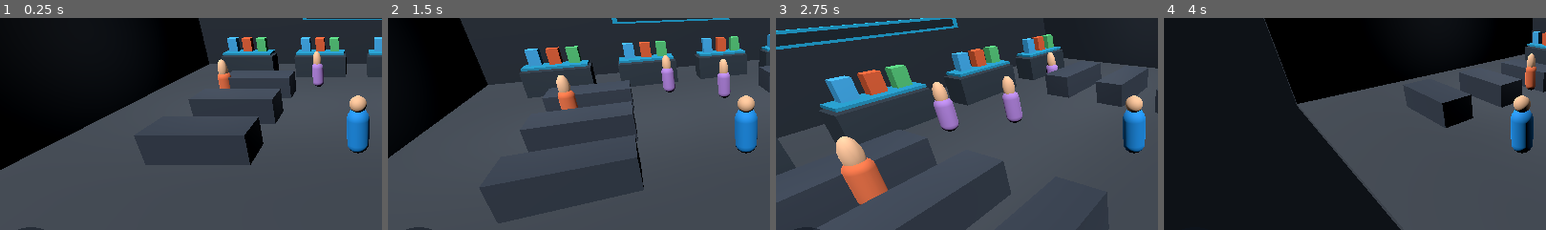
Above: before the commit, frames 1-4 (left to right).
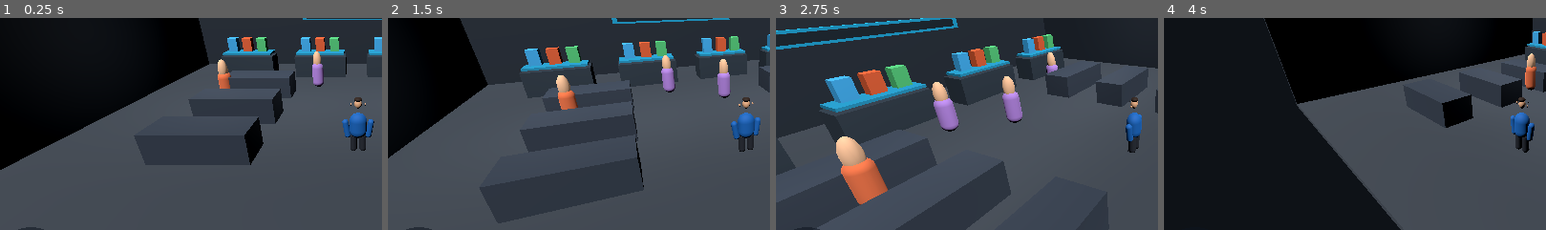
Above: after the commit, the same moments.

Repository: shilinillyaalexandrovich-wq/ELECTRON-3D
Game: Godot game, scene res://scenes/main.tscn
Same seed, same stepped clock (60 frames per second), same inputs: the game is played once before the commit and once after it.
Inputs (mouse positions are % of the whole screen's width and height, from its top left):
- Up to frame 1 (0.25 s): no input
- Up to frame 2 (1.5 s): move the mouse to (72, 44) at 0.52 s; click (72, 44) at 0.67 s; drag from (30, 54) to (45, 70) at 1.27 s
- Up to frame 3 (2.75 s): move the mouse to (60, 27) at 2.02 s; click (60, 27) at 2.17 s
- Up to frame 4 (4 s): drag from (45, 70) to (20, 34) at 2.77 s; move the mouse to (80, 65) at 3.52 s; click (80, 65) at 3.67 s
The pictures show only the part of the screen within x 3-53%, y 24-74%; the shares and areas given below are measured in that part.

The runs differ from the first frame. In frame 1, 1.5% of the frame differs, in the area x 89-98%, y 36-64%; in frame 2, 1.4%; in frame 3, 1.3%; in frame 4, 1.1%.

Commit message:
Use detailed human model for player

Diff:
--- a/scripts/game.gd
+++ b/scripts/game.gd
@@ -1,6 +1,7 @@
 extends Node3D
 
 const CUSTOMER_SCRIPT = preload("res://scripts/customer.gd")
+const CHARACTER_MODEL = preload("res://scripts/character_model.gd")
 const CAREER_SCRIPT = preload("res://scripts/career_manager.gd")
 
 var career
@@ -87,23 +88,7 @@
     player.position = Vector3(0, 0.05, 4.5)
     add_child(player)
 
-    var body := MeshInstance3D.new()
-    var capsule := CapsuleMesh.new()
-    capsule.radius = 0.38
-    capsule.height = 1.65
-    body.mesh = capsule
-    body.position.y = 0.85
-    body.material_override = _mat(Color(0.05, 0.55, 0.9))
-    player.add_child(body)
-
-    var head := MeshInstance3D.new()
-    var sphere := SphereMesh.new()
-    sphere.radius = 0.28
-    sphere.height = 0.56
-    head.mesh = sphere
-    head.position.y = 1.82
-    head.material_override = _mat(Color(0.92, 0.72, 0.56))
-    player.add_child(head)
+    CHARACTER_MODEL.add_human(player, Color(0.035, 0.38, 0.72), Color(0.88, 0.66, 0.5), Color(0.16, 0.09, 0.045))
 
     var collision := CollisionShape3D.new()
     var shape := CapsuleShape3D.new()
